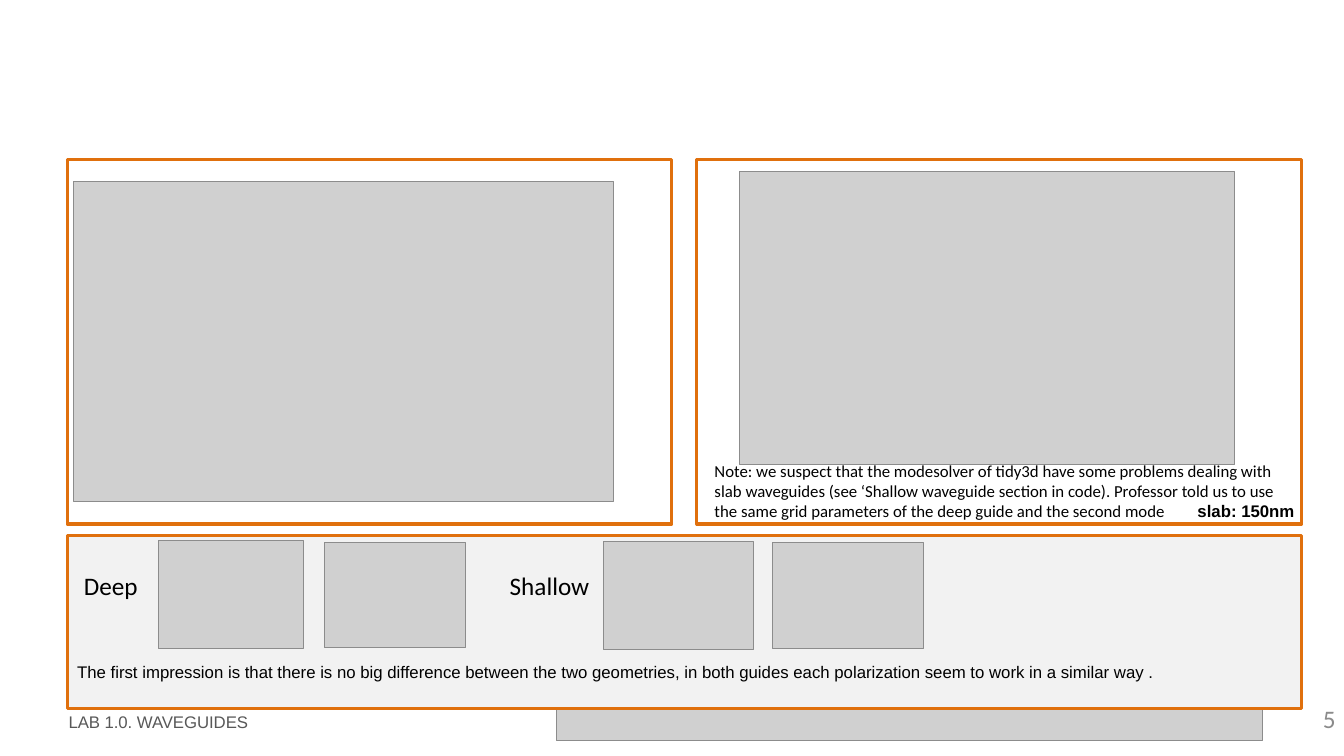
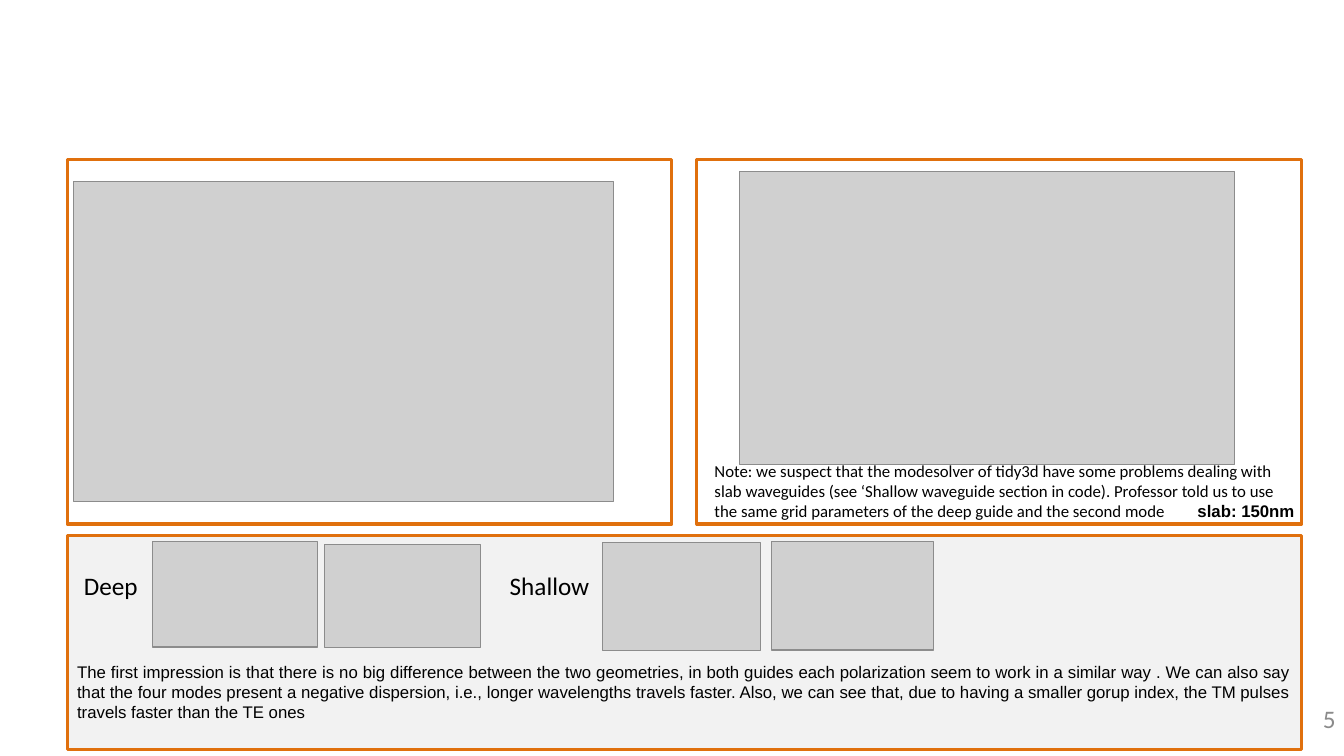
Before and after one commit to DBAEASE/pic-upv-lab1, a slide deck: slide 5 of LabBook_10.pptx. Drawn at 1344x756 pixels with LibreOffice and Linux fonts; fonts in the diff are those of the drawing; grey boxes stand for pictures; background and template pictures are left out. Boxes give left, top, right and bottom in pixels: in the first picture for what was removed or moved away, otherwise in the second. Text is boxed around its words. In the diff, an @@ line names an element or a change of style, - is before the commit and + after.

```diff
--- a/LabBook_10.pptx
+++ b/LabBook_10.pptx
@@ rectangle "The first impression is that ...": place and size @@
-rectangle "The first impression is that ..." at <box>68,536,1303,710</box>
+rectangle "The first impression is that ..." at <box>68,536,1303,750</box>
@@ picture: place and size @@
-picture at <box>158,541,303,649</box>
+picture at <box>152,541,317,647</box>
@@ picture: place and size @@
-picture at <box>325,542,467,648</box>
+picture at <box>325,544,481,647</box>
@@ picture: place and size @@
-picture at <box>603,541,754,649</box>
+picture at <box>603,542,761,651</box>
@@ picture: place and size @@
-picture at <box>773,542,925,649</box>
+picture at <box>771,541,933,650</box>
@@ text in rectangle at <box>77,666,1289,718</box>: text changed @@
-The first impression is that there is no big difference between the two geometries, in both guides each polarization seem to work in a similar way .
+The first impression is that there is no big difference between the two geometries, in both guides each polarization seem to work in a similar way . We can also say that the four modes present a negative dispersion, i.e., longer wavelengths travels faster. Also, we can see that, due to having a smaller gorup index, the TM pulses travels faster than the TE ones
@@ picture removed at <box>557,701,1263,741</box> @@
```
Also in this commit, not shown: 3 other slides changed, 8 slides added, 1 other file.
